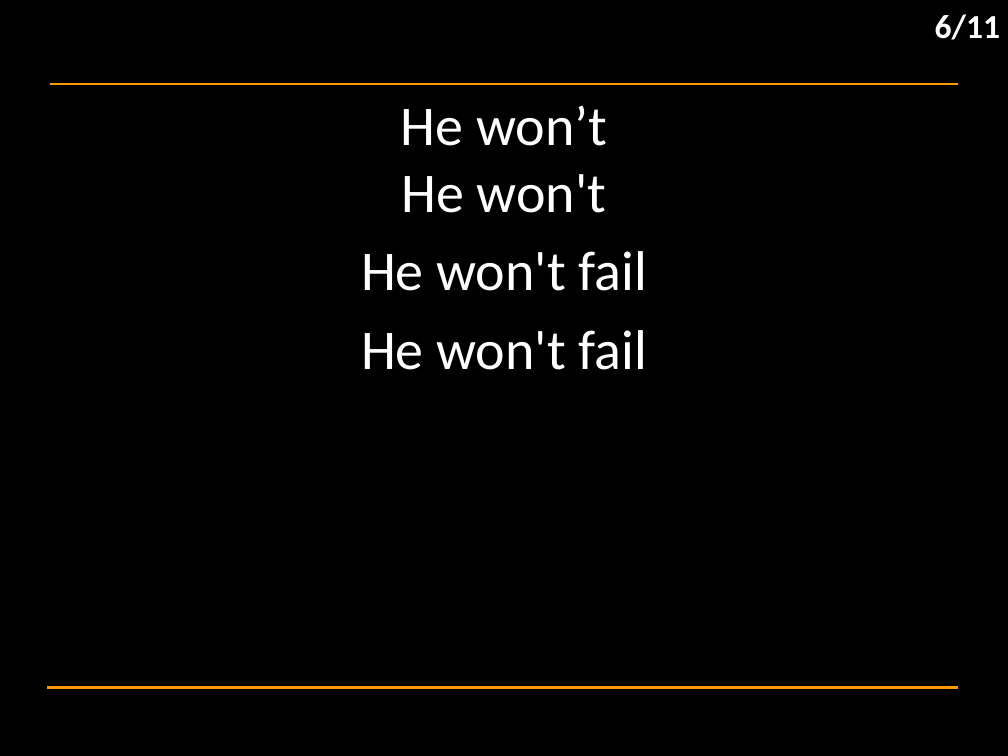
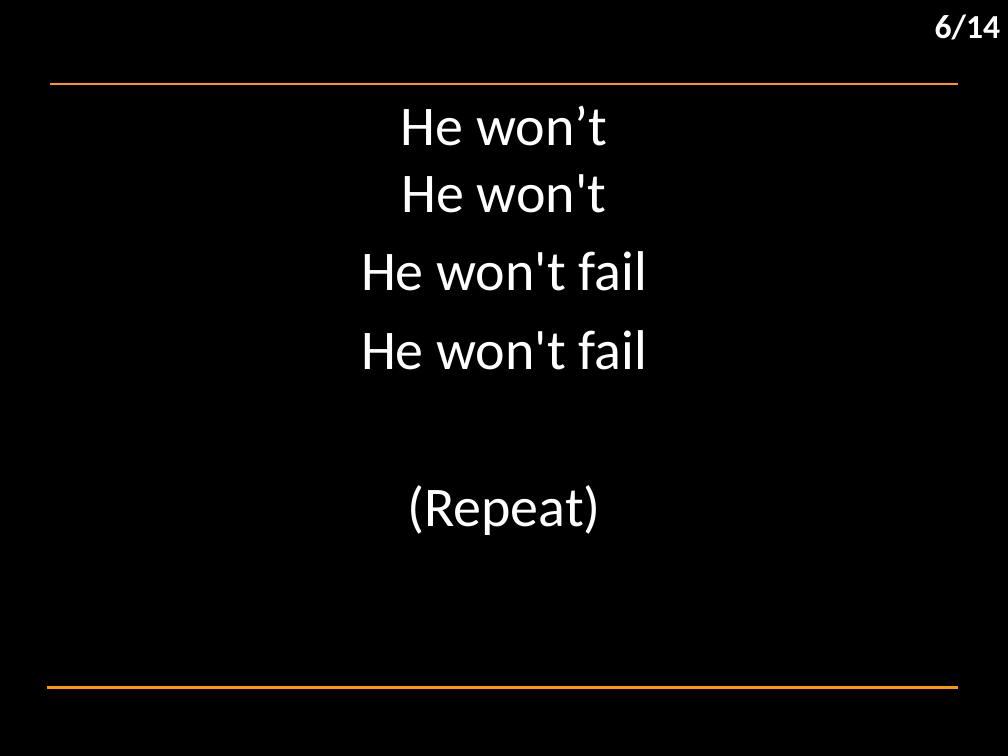
Before and after one commit to hoo-are-ya/worship, a slide deck: slide 21 of docs/songs_2026-03-18.pptx. Drawn at 1008x756 pixels with LibreOffice and Linux fonts; fonts in the diff are those of the drawing; background and template pictures are left out. Boxes give left, top, right and bottom in pixels: in the first picture for what was removed or moved away, otherwise in the second. Text is boxed around its words. In the diff, an @@ line names an element or a change of style, - is before the commit and + after.

```diff
--- a/docs/songs_2026-03-18.pptx
+++ b/docs/songs_2026-03-18.pptx
@@ text at (935, 14, 1000, 40): text changed @@
-6/11
+6/14
@@ subtitle at (407, 485, 600, 535): paragraph added @@
+(Repeat)
```
Also in this commit, not shown: 10 other slides changed, 3 slides added, 3 other files.
